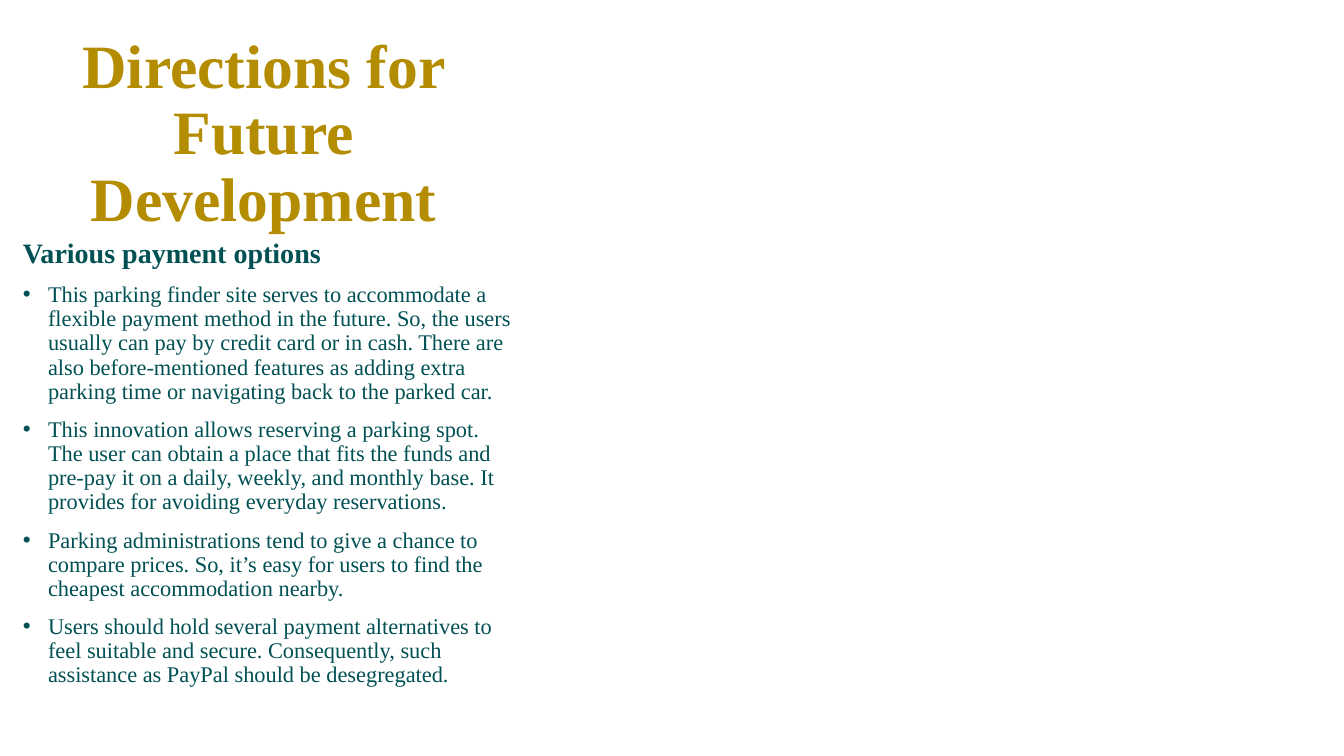
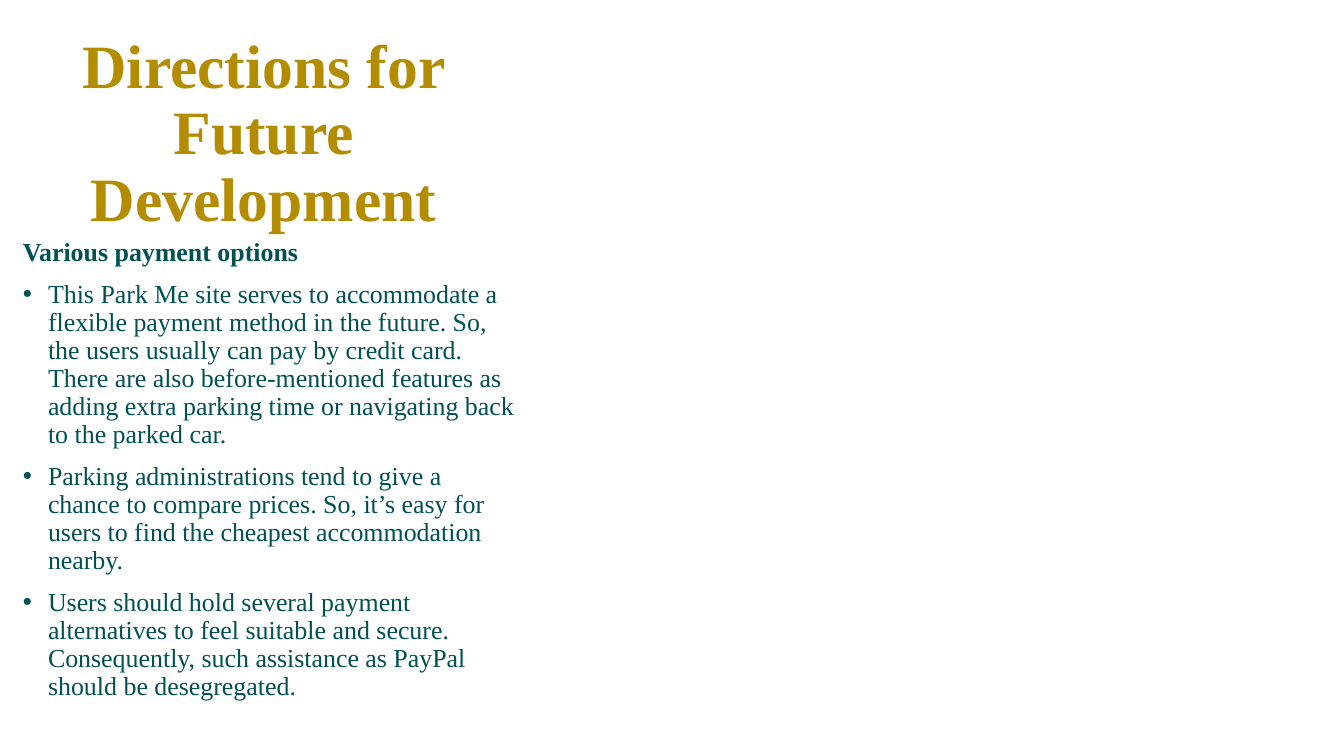
Before and after one commit to Yousiadel/Park-Me-Site, a slide deck: slide 12 of Project 1 for Group2 Parking Site.pptx. Drawn at 1344x756 pixels with LibreOffice and Linux fonts; fonts in the diff are those of the drawing; background and template pictures are left out. Boxes give left, top, right and bottom in pixels: in the first picture for what was removed or moved away, otherwise in the second. Text is boxed around its words. In the diff, an @@ line names an element or a change of style, - is before the commit and + after.

```diff
--- a/Project 1 for Group2 Parking Site.pptx
+++ b/Project 1 for Group2 Parking Site.pptx
@@ text at (x1=23, y1=243, x2=484, y2=673): size 20 to 18.5 pt in "Various payment options"; size 16 to 18.5 pt in "Parking administrations tend to give a chance ...", "Users should hold several payment alternatives to ..." @@
@@ text at (x1=48, y1=285, x2=514, y2=449): text changed; size 16 to 18.5 pt @@
-• This parking finder site serves to accommodate a flexible payment method in the future. So, the users usually can pay by credit card or in cash. There are also before-mentioned features as adding extra parking time or navigating back to the parked car.
-• This innovation allows reserving a parking spot. The user can obtain a place that fits the funds and pre-pay it on a daily, weekly, and monthly base. It provides for avoiding everyday reservations.
+• This Park Me site serves to accommodate a flexible payment method in the future. So, the users usually can pay by credit card. There are also before-mentioned features as adding extra parking time or navigating back to the parked car.
```
Also in this commit, not shown: 7 other slides changed.
